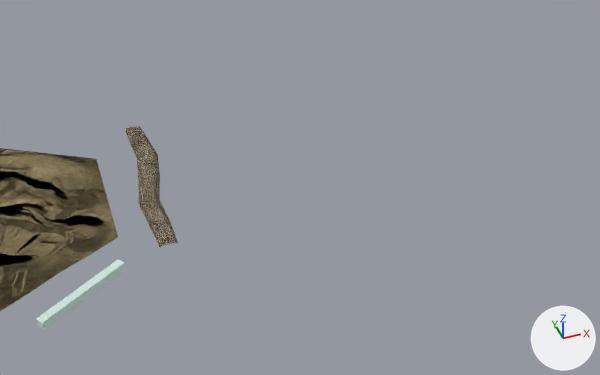
Two versions of the Blender file ogre_resources/__design/village_basic.blend, one commit apart.
Before and after are seen from a 50 mm lens placed at (3.24, -3.21, 3.76), pointed at (5.07, 1.96, -0.34). Arrows for +X, +Y and +Z are at lower right; the lights stay in place.

Names of what the first picture shows: 'Road', 'desert', 'simpleroad'.
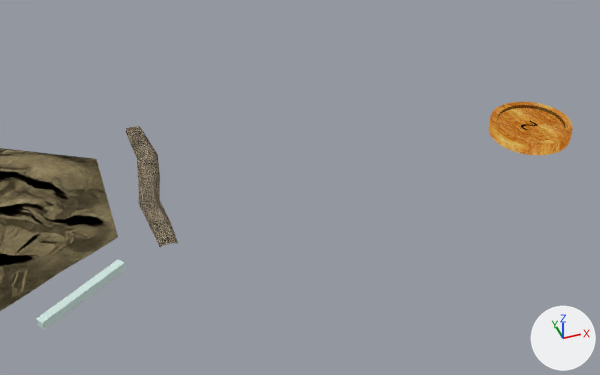
Commit message: Add the basic number chip design

Changed parts and their boxes (x1, y1, x2, y2) in the pictures (600 x 375 px):
```json
{"object": "numchip", "change": "added", "after": [489, 101, 573, 155]}
```

Edits to the scene script, one JSON object a line:
```json
{"op": "add", "block": "img_2_png", "code": ["img_2_png = load_image('2.png', 'numbers/2.png', 256, 256, 'sRGB')"]}
{"op": "add", "block": "mat_numchip", "code": ["mat_numchip = bpy.data.materials.new('numchip')", "mat_numchip.use_nodes = True; mat_numchip.node_tree.nodes.clear()", "_N = mat_numchip.node_tree.nodes; _L = mat_numchip.node_tree.links", "n0 = _N.new('ShaderNodeOutputMaterial'); n0.name = 'Material Output'", "n1 = _N.new('ShaderNodeUVMap'); n1.name = 'UV Map'", "n2 = _N.new('ShaderNodeTexImage'); n2.name = 'Image Texture'", "n2.image = img_2_png", "_L.new(n1.outputs[0], n2.inputs[0])  # 'UV' to 'Vector'", "_L.new(n2.outputs[0], n0.inputs[0])  # 'Color' to 'Surface'"]}
{"op": "add", "block": "me_numchip", "code": ["me_numchip = bpy.data.meshes.new('numchip')", "me_numchip.from_pydata(...)  # 128 vertices, 98 faces; spans x -0.329..0.329, y -0.329..0.329, z 0.002..0.104", "me_numchip.polygons.foreach_set('use_smooth', [True] * 98)", "me_numchip.materials.append(mat_numchip)"]}
{"op": "add", "block": "ob_numchip", "code": ["ob_numchip = bpy.data.objects.new('numchip', me_numchip)", "ob_numchip.location = (6.955, 1.607, 0.0)", "_m = ob_numchip.modifiers.new('EdgeSplit', 'EDGE_SPLIT')"]}
```
